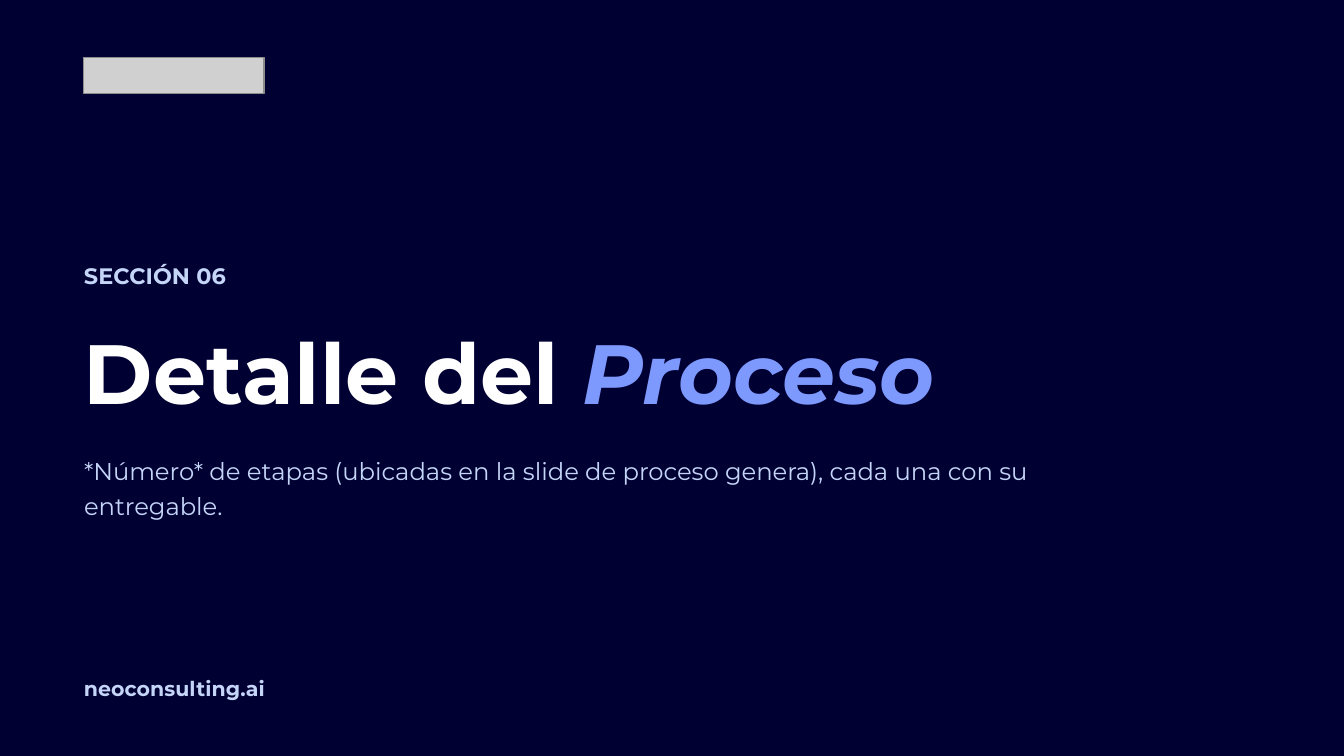
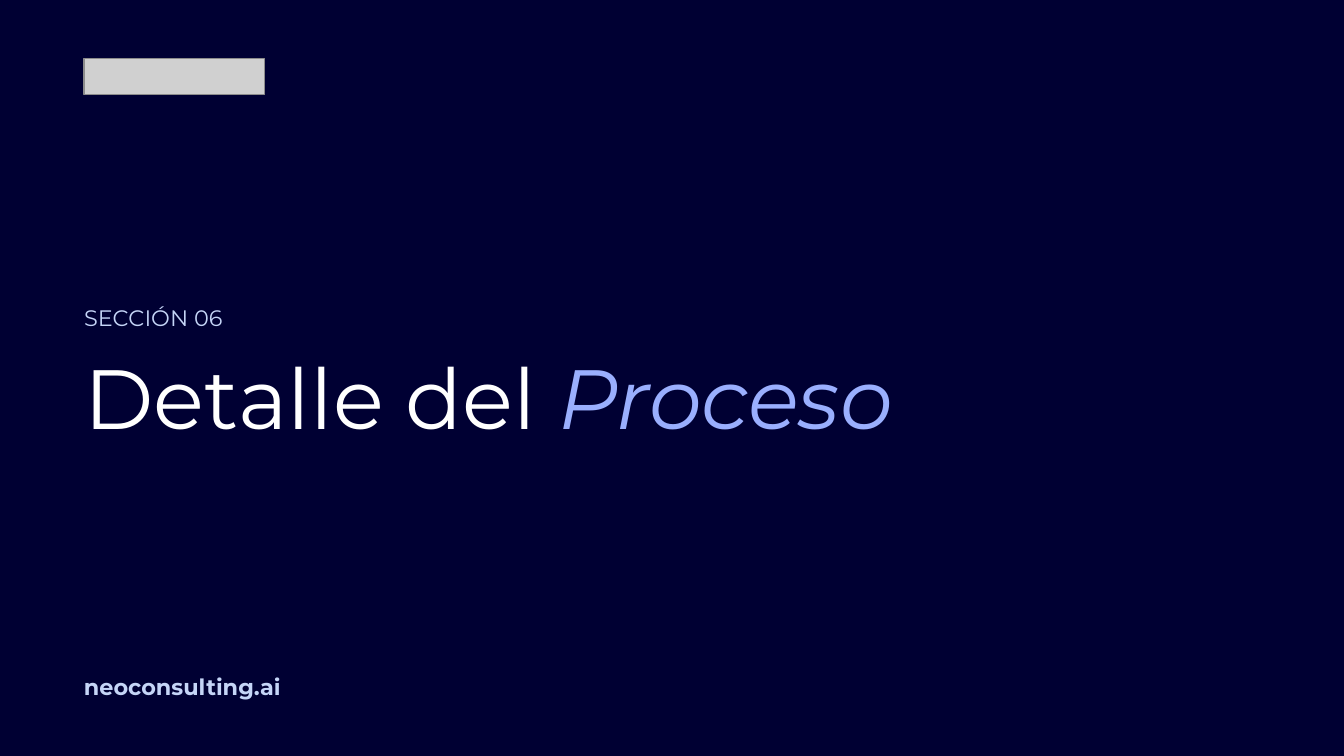
Before and after one commit to miguelchumacero/plantilla-base-deck, a slide deck: slide 19 of plantilla-base.pptx. Drawn at 1344x756 pixels with LibreOffice and Linux fonts; fonts in the diff are those of the drawing; grey boxes stand for pictures; background and template pictures are left out. Boxes give left, top, right and bottom in pixels: in the first picture for what was removed or moved away, otherwise in the second. Text is boxed around its words. In the diff, an @@ line names an element or a change of style, - is before the commit and + after.

```diff
--- a/plantilla-base.pptx
+++ b/plantilla-base.pptx
@@ text "SECCIÓN 06": place and size @@
-text "SECCIÓN 06" at [84, 264, 225, 285]
+text "SECCIÓN 06" at [84, 306, 222, 326]
@@ text "SECCIÓN 06" at [84, 306, 222, 326]: bold off; vertical alignment middle to top @@
@@ text "Detalle del Proceso": place and size @@
-text "Detalle del Proceso" at [84, 341, 934, 405]
+text "Detalle del Proceso" at [84, 366, 893, 430]
@@ text "Detalle del Proceso" at [84, 366, 893, 430]: text colour #7E99FE to #9AAFFE in "Proceso"; bold off; line spacing 1 to 0.9; vertical alignment middle to top @@
@@ text removed at [84, 462, 1027, 520] @@
-*Número* de etapas (ubicadas en la slide de proceso genera), cada una con su entregable.
@@ text "neoconsulting.ai" at [84, 677, 281, 700]: size 11 to 12 pt; vertical alignment middle to top @@
```
Also in this commit, not shown: 32 other slides changed, 5 slides added, 8 slides removed, 2 other files.
